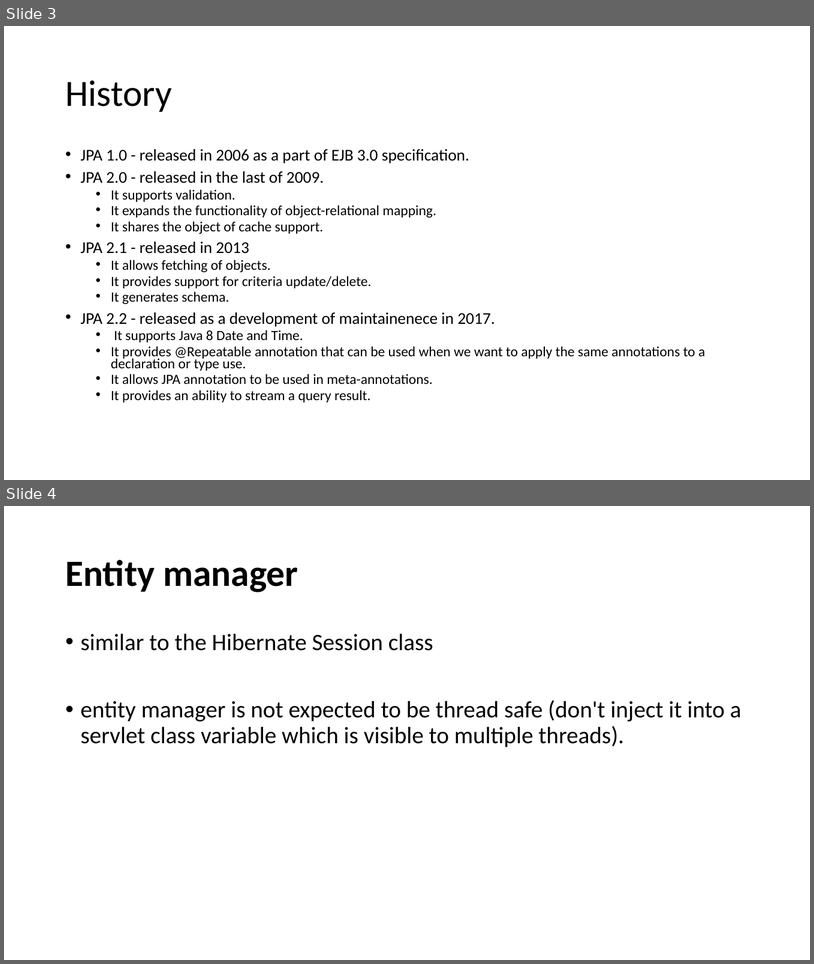
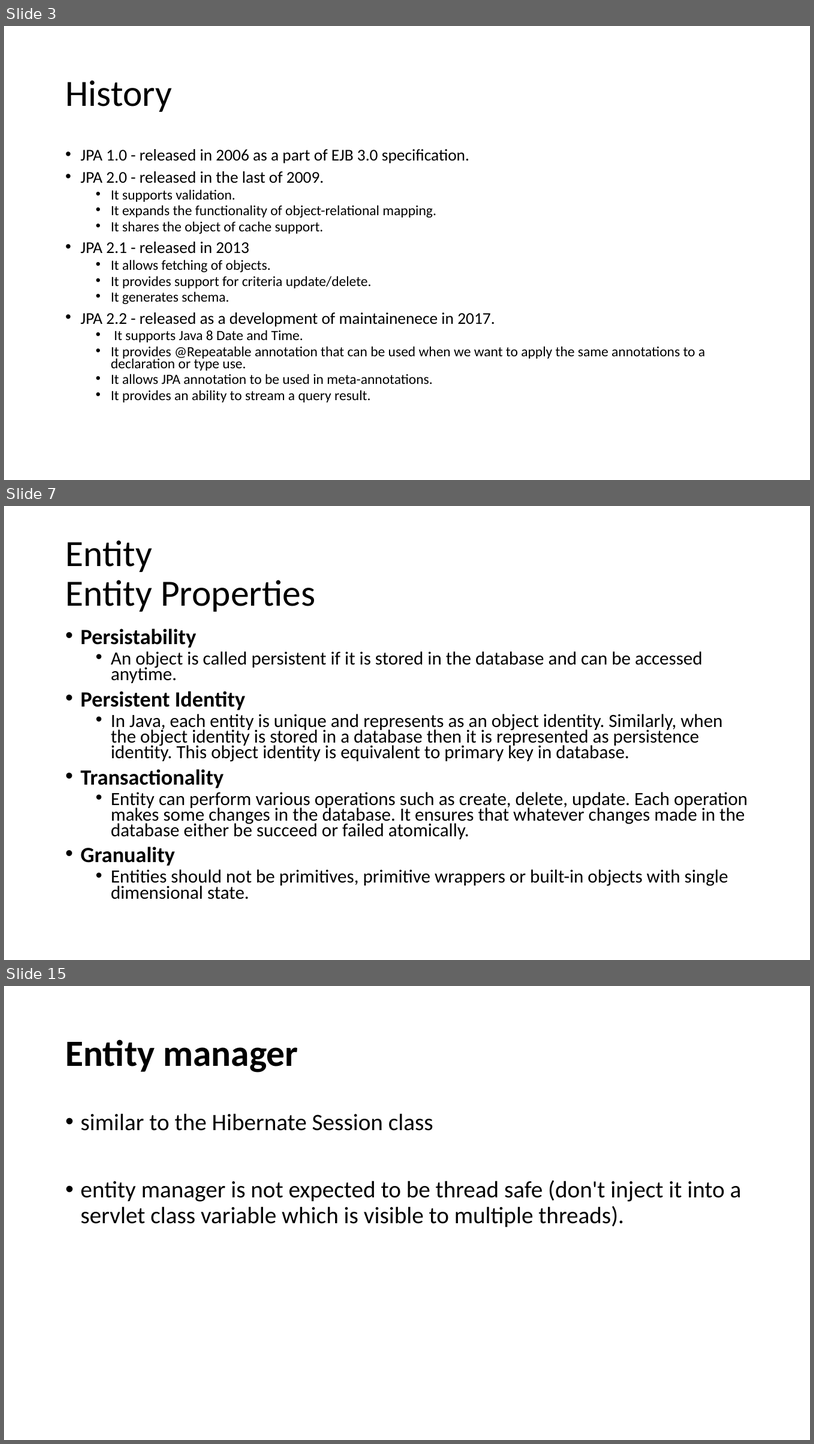
Before and after one commit to lawren43/mytest-repo, a slide deck: test-springmvc/doc/20181018-Spring JPA.pptx. Shown one above the other, each under a label of ours: slides 3 and 4 before the commit, slides 3, 7 and 15 after it; the slides between them are not shown. The pictures are 814x964 and 814x1444 pixels, drawn with LibreOffice and Linux fonts; fonts in the diff are those of the drawing. Boxes give left, top, right and bottom in pixels: in the first picture for what was removed or moved away, otherwise in the second. Text is boxed around its words. In the diff, an @@ line names an element or a change of style, - is before the commit and + after.

```diff
--- a/test-springmvc/doc/20181018-Spring JPA.pptx
+++ b/test-springmvc/doc/20181018-Spring JPA.pptx
@@ slide 7 added at bbox=[4, 506, 810, 960], background #FFFFFF @@
@@ title added at bbox=[65, 540, 315, 612], 44 pt, text #000000 @@
+Entity
+Entity Properties
@@ text added at bbox=[81, 628, 748, 899], 22.2 pt, text #000000 @@
+• Persistability
+  • An object is called persistent if it is stored in the database and can be accessed anytime.
+• Persistent Identity
+  • In Java, each entity is unique and represents as an object identity. Similarly, when the object identity is stored in a database then it is represented as persistence identity. This object identity is equivalent to primary key in database.
+• Transactionality
+  • Entity can perform various operations such as create, delete, update. Each operation makes some changes in the database. It ensures that whatever changes made in the database either be succeed or failed atomically.
+• Granuality
+  • Entities should not be primitives, primitive wrappers or built-in objects with single dimensional state.
@@ what was slide 4 is now slide 15 @@
```
Also in this commit, not shown: 1 slide changed, 16 other slides added, 3 other files.
